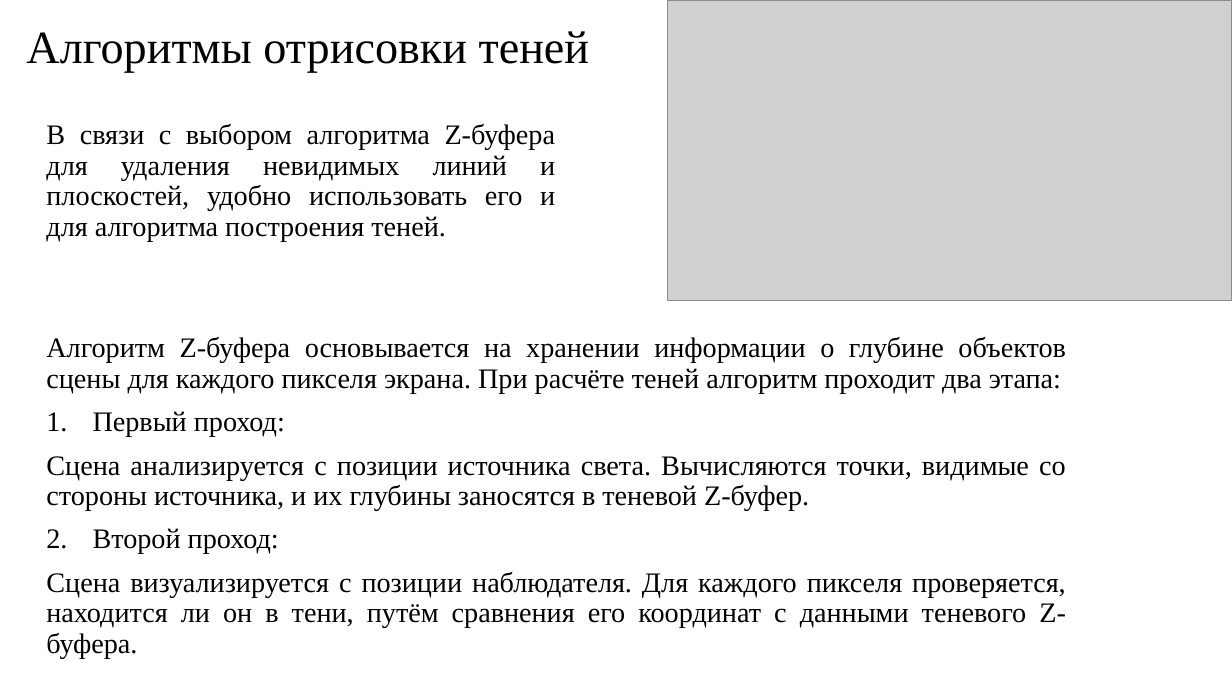
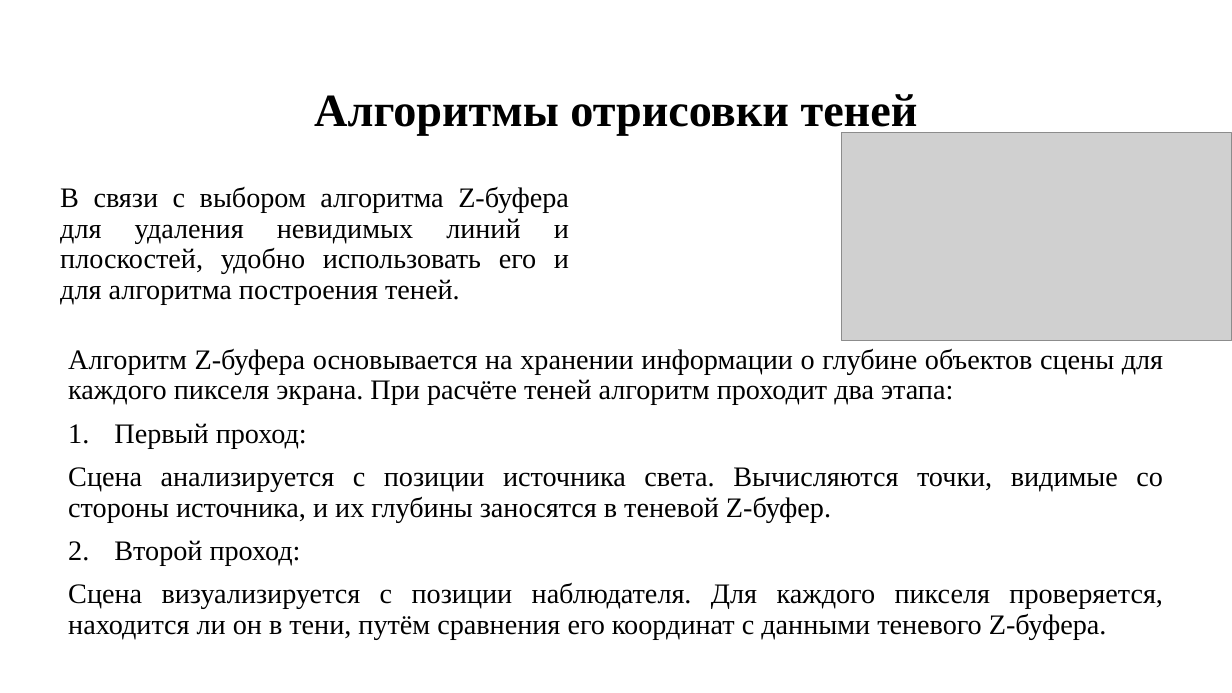
Before and after one commit to Lesa-yps/KYRSACH_CG_5_sem_BMSTU, a slide deck: slide 5 of presentation/ИУ7-55Б-Талышева-Олеся-презентация-КГ.pptx. Drawn at 1232x693 pixels with LibreOffice and Linux fonts; fonts in the diff are those of the drawing; grey boxes stand for pictures. Boxes give left, top, right and bottom in pixels: in the first picture for what was removed or moved away, otherwise in the second. Text is boxed around its words. In the diff, an @@ line names an element or a change of style, - is before the commit and + after.

```diff
--- a/presentation/ИУ7-55Б-Талышева-Олеся-презентация-КГ.pptx
+++ b/presentation/ИУ7-55Б-Талышева-Олеся-презентация-КГ.pptx
@@ title "Алгоритмы отрисовки теней": place and size @@
-title "Алгоритмы отрисовки теней" at bbox=[26, 31, 590, 73]
+title "Алгоритмы отрисовки теней" at bbox=[314, 94, 918, 136]
@@ title "Алгоритмы отрисовки теней" at bbox=[314, 94, 918, 136]: bold on @@
@@ picture: place and size @@
-picture at bbox=[667, 0, 1231, 300]
+picture at bbox=[842, 132, 1232, 340]
@@ text "В связи с выбором алгоритма ...": place and size @@
-text "В связи с выбором алгоритма ..." at bbox=[46, 123, 556, 241]
+text "В связи с выбором алгоритма ..." at bbox=[60, 187, 569, 304]
@@ text "Алгоритм Z-буфера основывается на хранении ..." rewrapped from bbox=[46, 336, 1066, 658] to bbox=[68, 348, 1163, 639] @@
```
Also in this commit, not shown: 11 other slides changed, 1 slide added, 4 slides removed, 32 other files.
